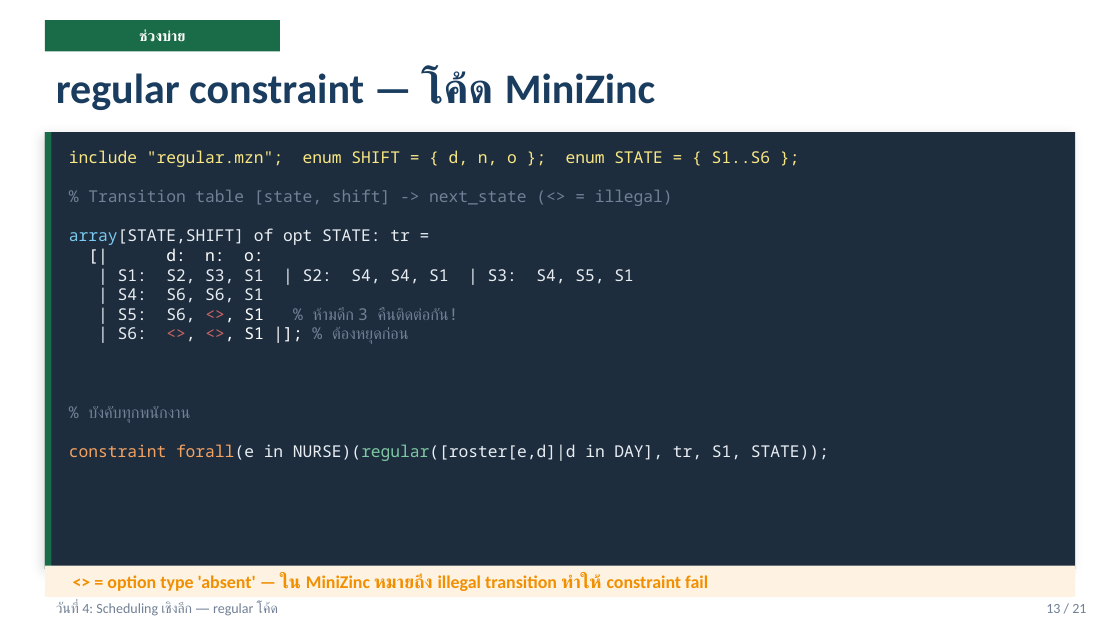
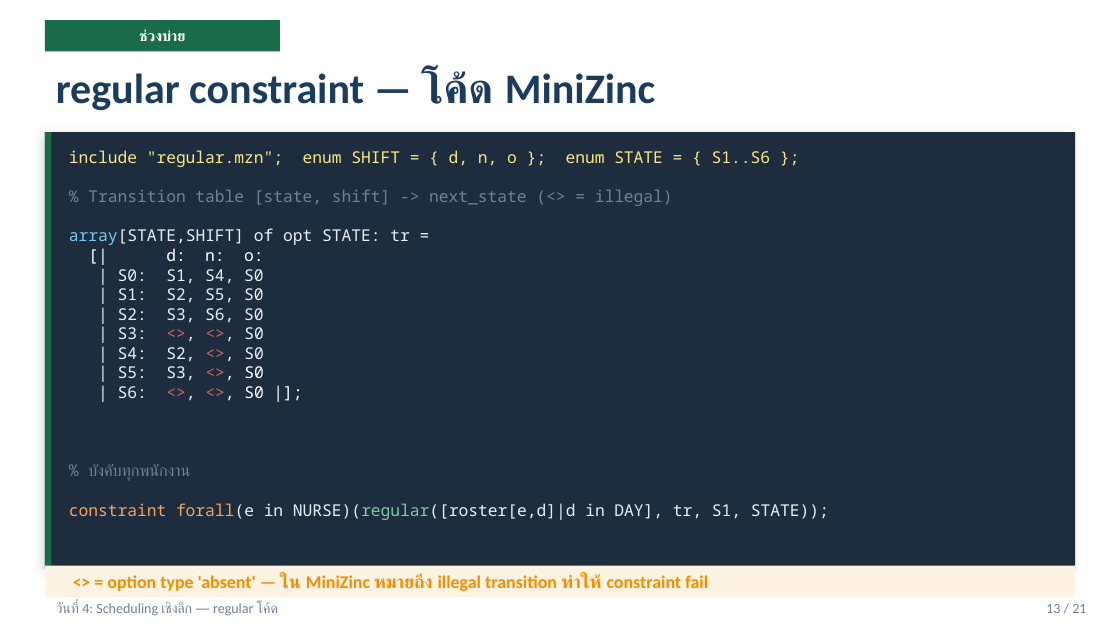
Before and after one commit to pakornkub/minizinc-training, a slide deck: slide 13 of day4/Day4_MiniZinc_Slides .pptx. Drawn at 1120x630 pixels with LibreOffice and Linux fonts; fonts in the diff are those of the drawing. Boxes give left, top, right and bottom in pixels: in the first picture for what was removed or moved away, otherwise in the second. Text is boxed around its words. In the diff, an @@ line names an element or a change of style, - is before the commit and + after.

```diff
--- a/day4/Day4_MiniZinc_Slides .pptx
+++ b/day4/Day4_MiniZinc_Slides .pptx
@@ text at <box>118,269,264,398</box>: text changed @@
-| S1: S2, S3, S1 | S2: S4, S4, S1 | S3: S4, S5, S1
-| S4: S6, S6, S1
-| S5: S6, <>, S1 % ห้ามดึก 3 คืนติดต่อกัน!
-| S6: <>, <>, S1 |]; % ต้องหยุดก่อน
+| S0: S1, S4, S0
+| S1: S2, S5, S0
+| S2: S3, S6, S0
+| S3: <>, <>, S0
+| S4: S2, <>, S0
+| S5: S3, <>, S0
+| S6: <>, <>, S0 |];
```
Also in this commit, not shown: 1 other slide changed, 2 other files.
